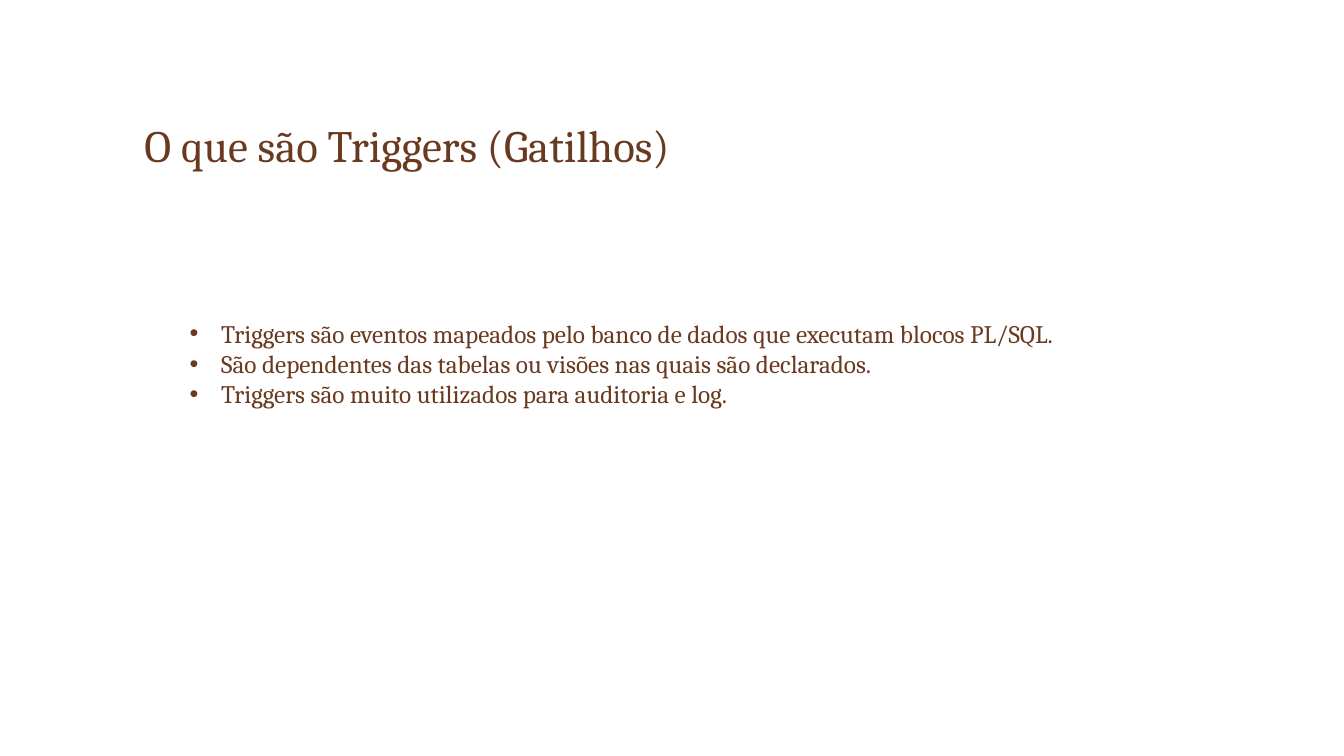
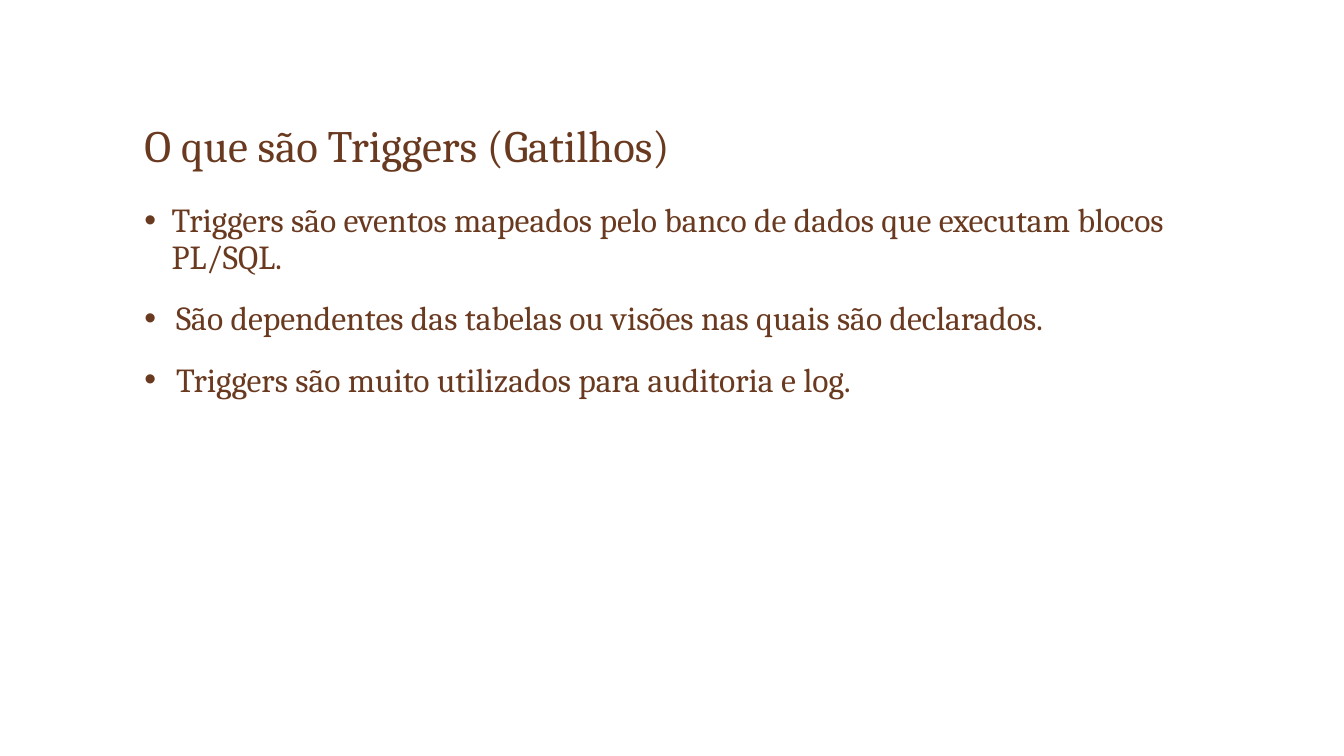
Before and after one commit to robsoncartes/group-vii-triggers, a slide deck: slide 3 of SlideApresentacao/TRIGGERS.pptx. Drawn at 1344x756 pixels with LibreOffice and Linux fonts; fonts in the diff are those of the drawing; background and template pictures are left out. Boxes give left, top, right and bottom in pixels: in the first picture for what was removed or moved away, otherwise in the second. Text is boxed around its words. In the diff, an @@ line names an element or a change of style, - is before the commit and + after.

```diff
--- a/SlideApresentacao/TRIGGERS.pptx
+++ b/SlideApresentacao/TRIGGERS.pptx
@@ text "Triggers são eventos mapeados pelo ...": place and size @@
-text "Triggers são eventos mapeados pelo ..." at (221, 325, 1053, 409)
+text "Triggers são eventos mapeados pelo ..." at (172, 208, 1164, 400)
@@ text "Triggers são eventos mapeados pelo ..." at (172, 208, 1164, 400): size 18 to 24 pt; indent changed; line spacing 1 to 0.9; more space between paragraphs @@
```
Also in this commit, not shown: 1 other slide changed, 7 slides added, 12 slides removed, 5 other files.
